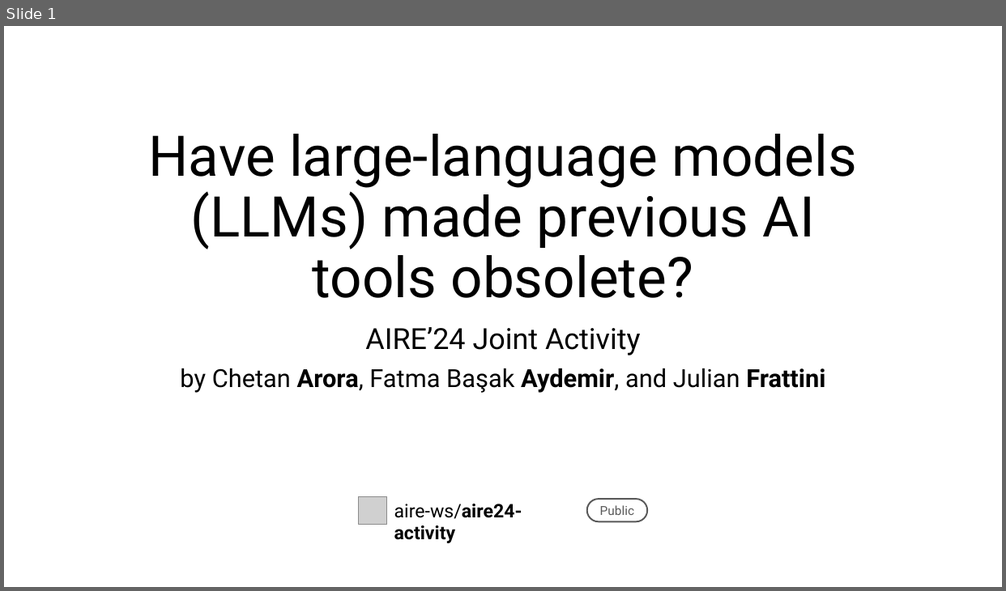
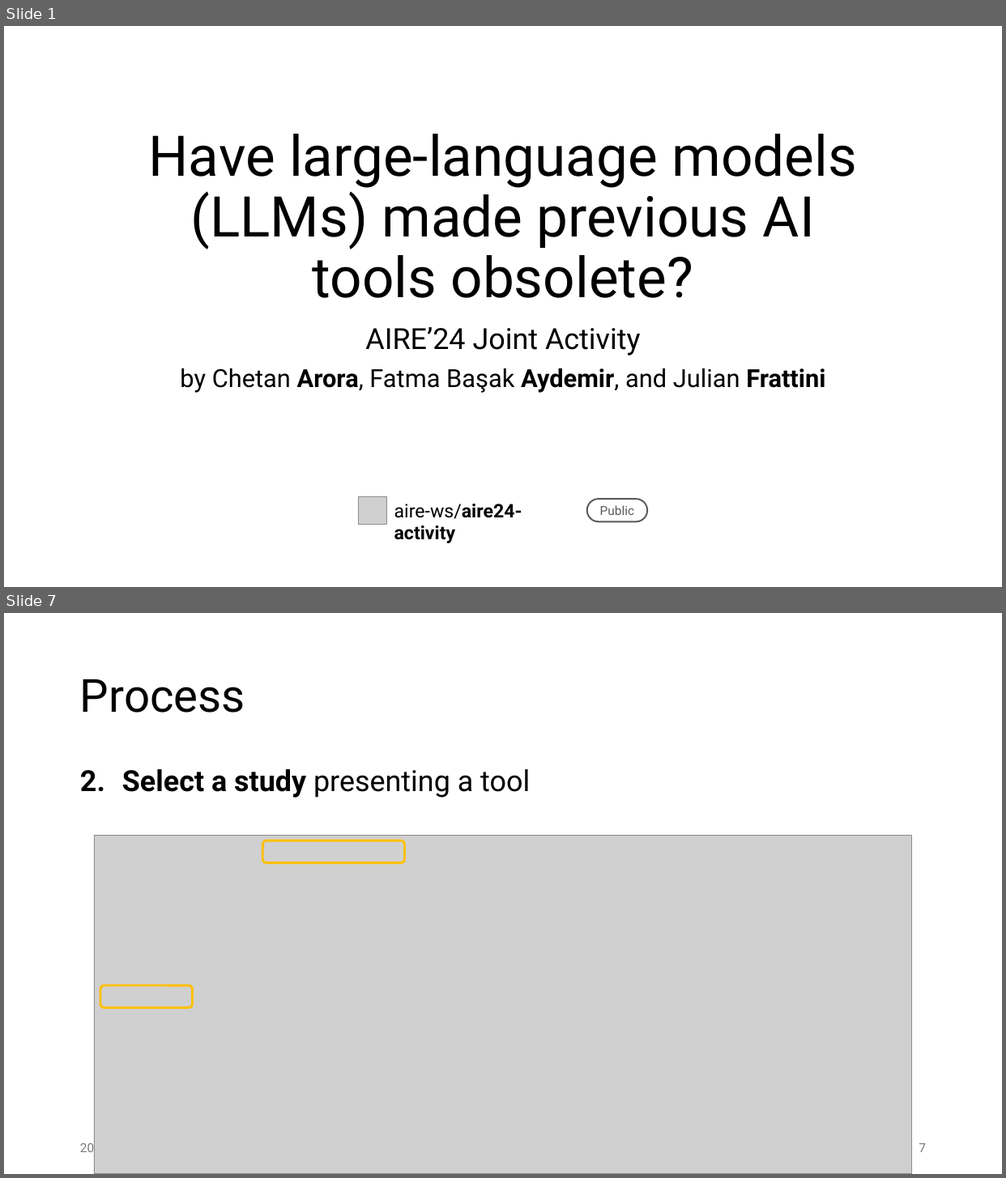
Before and after one commit to skopczynska/aire24-activity, a slide deck: presentation/aire24-activity-slides.pptx. Shown one above the other, each under a label of ours: slide 1 before the commit, slides 1 and 7 after it; the slides between them are not shown. The pictures are 1006x591 and 1006x1178 pixels, drawn with LibreOffice and Linux fonts; fonts in the diff are those of the drawing; grey boxes stand for pictures. Boxes give left, top, right and bottom in pixels: in the first picture for what was removed or moved away, otherwise in the second. Text is boxed around its words. In the diff, an @@ line names an element or a change of style, - is before the commit and + after.

```diff
--- a/presentation/aire24-activity-slides.pptx
+++ b/presentation/aire24-activity-slides.pptx
@@ slide 7 added at (4,613,1002,1174), background #FFFFFF @@
@@ title added at (80,679,245,713), 44 pt, text #000000 @@
+Process
@@ text added at (122,769,530,798), 28 pt, text #000000 @@
+2. Select a study presenting a tool
@@ picture added at (94,835,912,1174) @@
@@ rounded rectangle added at (263,841,405,863), outline #FFC000 2.25 pt @@
@@ rounded rectangle added at (100,986,193,1008), outline #FFC000 2.25 pt @@
@@ text added at (80,1142,143,1157), 12 pt, text #797979 @@
+20.06.2024
@@ page number added at (918,1144,926,1152), 12 pt, text #797979 @@
+7
```
Also in this commit, not shown: 8 slides changed, 6 other slides added, 1 other file.
